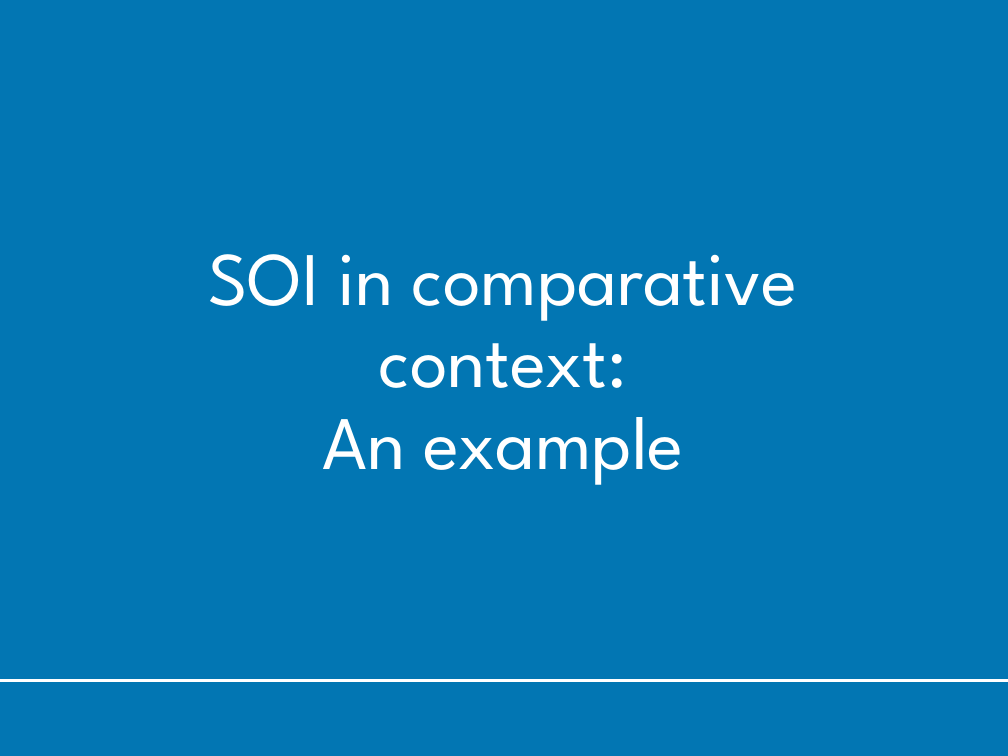
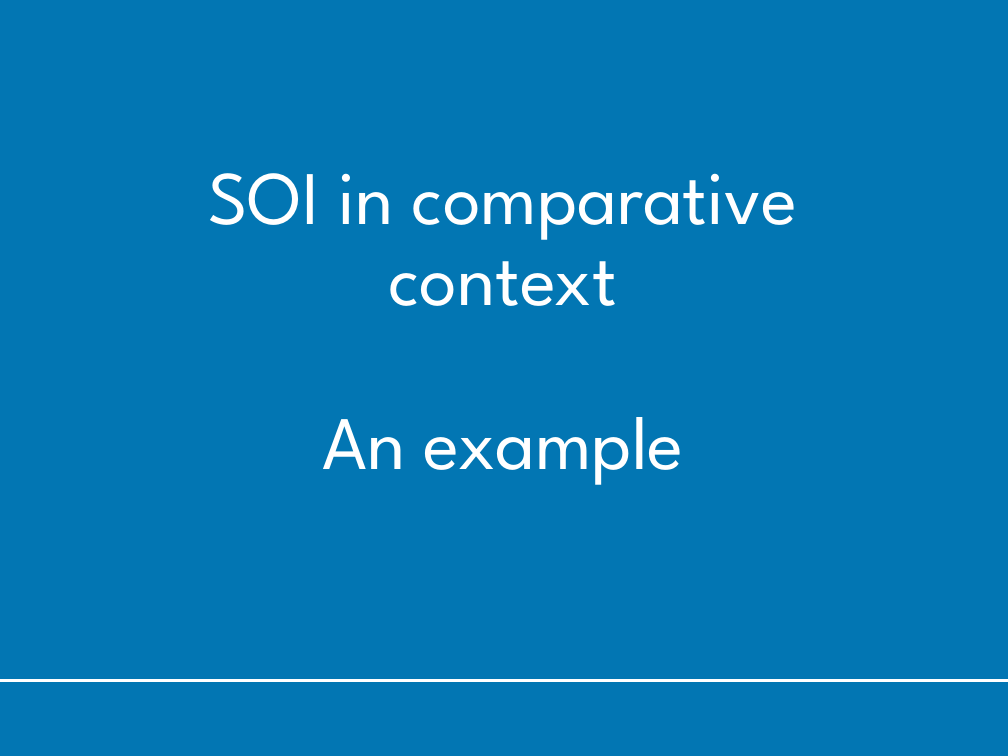
Before and after one commit to benmatthewsed/register_criminology_workshop, a slide deck: slide 22 of slides/soi_comparative_context-bm-v4.pptx. Drawn at 1008x756 pixels with LibreOffice and Linux fonts; fonts in the diff are those of the drawing; background and template pictures are left out. Boxes give left, top, right and bottom in pixels: in the first picture for what was removed or moved away, otherwise in the second. Text is boxed around its words. In the diff, an @@ line names an element or a change of style, - is before the commit and + after.

```diff
--- a/slides/soi_comparative_context-bm-v4.pptx
+++ b/slides/soi_comparative_context-bm-v4.pptx
@@ title at (208,173,798,485): text changed @@
-SOI in comparative context:
-An example
+SOI in comparative context
+An example
```
Also in this commit, not shown: 2 other slides changed.
